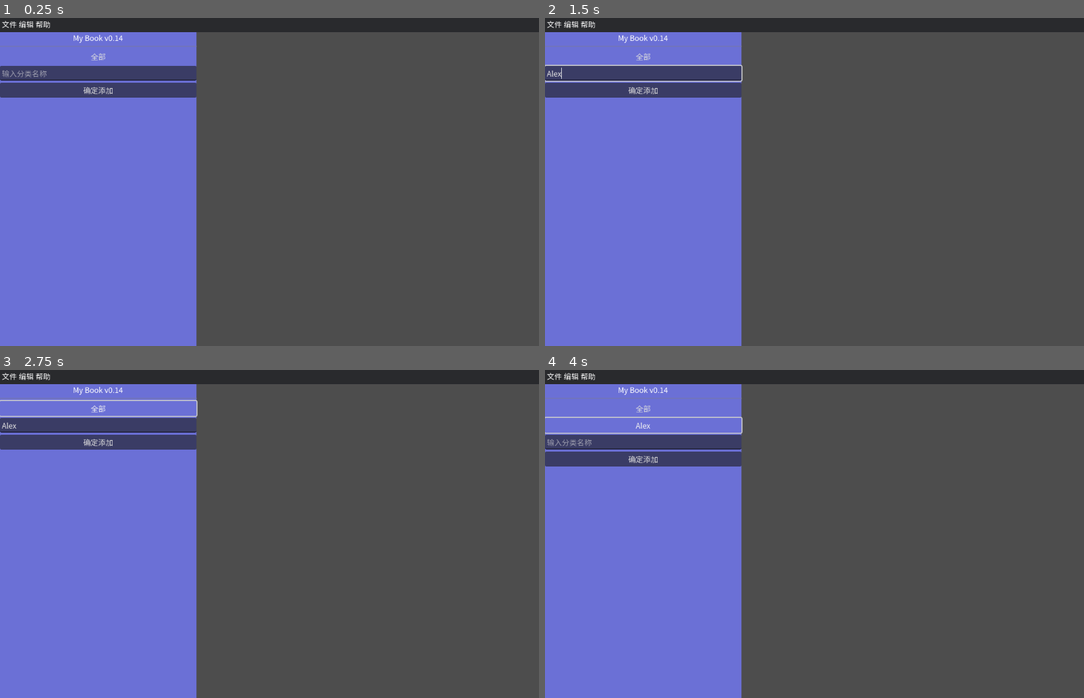
Above: before the commit, frames 1-4 (two rows, left to right).
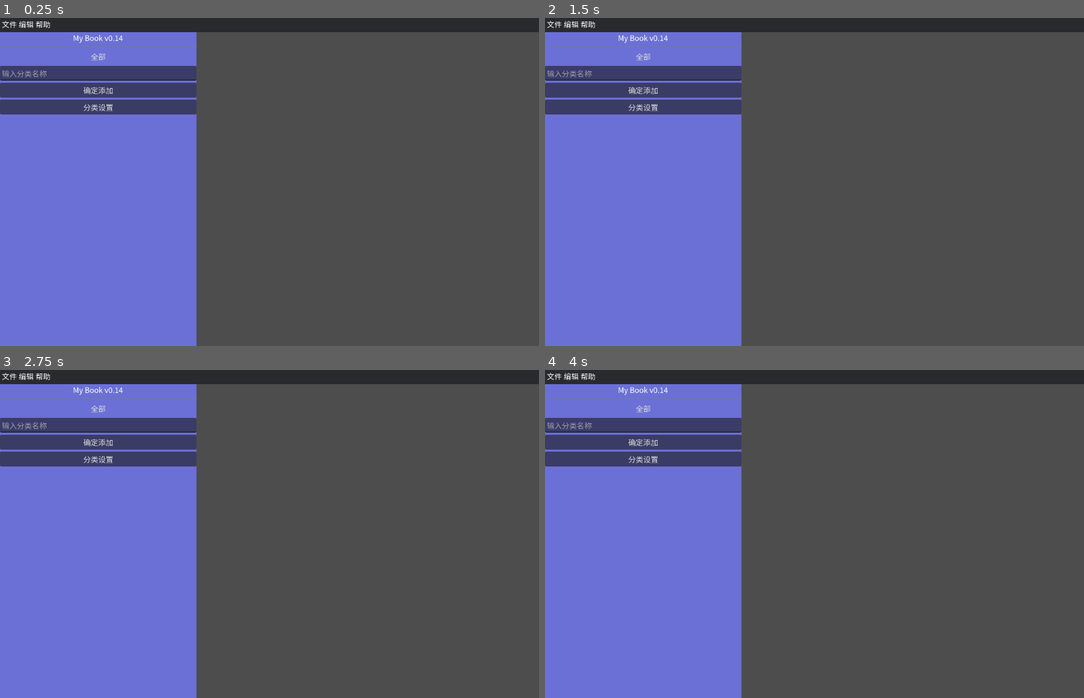
Above: after the commit, the same moments.

Repository: Yinguiqi/LifeLibrary
Game: Godot game, scene res://scenes/main.tscn
Two runs of this game, one before a commit and one after it. Both use one fixed random seed, a clock stepped at 60 frames per second and the inputs below. The engine's default icon, where the game draws it, is replaced by a stand-in: a white triangle on a blue panel in a dark square.
Inputs (mouse positions are in pixels of both pictures, inside the frame that each line leads up to):
- Up to frame 1 (0.25 s): no input
- Up to frame 2 (1.5 s): click (642, 73) at 0.52 s; type "Alex" at 0.6 s; click (642, 106) at 1.25 s, where only the run after the commit has a clickable "分类设置"
- Up to frame 3 (2.75 s): click "全部" at 2 s
- Up to frame 4 (4 s): click "确定添加" at 2.75 s; click (642, 425) at 3.5 s, where only the run before the commit has a clickable "Alex"

The runs differ from the first frame. In frame 1, 1.6% of the frame differs, in the area x 0-37%, y 24-30%; in frame 2, 2.0%; in frame 3, 2.0%; in frame 4, 2.3%, in the area x 0-37%, y 14-29%.

Commit message:
增加了锚点功能（

Diff:
--- a/scenes/book_menu_bar.gd
+++ b/scenes/book_menu_bar.gd
@@ -26,7 +26,9 @@
 	edit_menu.add_item("搜索", 201)
 	edit_menu.add_item("首选项", 210)
 
+	help_menu.add_item("关于", 301)
 	help_menu.add_item("教程", 302)
+	help_menu.add_item("简易ps网站", 303)
 
 	file_menu.id_pressed.connect(_on_file_menu_selected)
 	edit_menu.id_pressed.connect(_on_file_menu_selected)
@@ -47,6 +49,8 @@
 			open_settings_window()
 		302:
 			OS.shell_open("https://milkyaw.online/2025/12/15/Life%20Library/")
+		303:
+			OS.shell_open("https://www.photopea.com/")
 
 func create_search_window():
 	var window = Window.new()
--- a/scenes/main.tscn
+++ b/scenes/main.tscn
@@ -15,12 +15,18 @@
 
 [node name="Main" type="Control"]
 layout_mode = 3
-anchors_preset = 0
+anchors_preset = 15
+anchor_right = 1.0
+anchor_bottom = 1.0
+grow_horizontal = 2
+grow_vertical = 2
 script = ExtResource("1_ig7tw")
 
 [node name="ColorRect" type="ColorRect" parent="."]
-layout_mode = 0
-offset_right = 5000.0
+layout_mode = 1
+anchors_preset = -1
+anchor_right = 0.998
+offset_right = 2.303955
 offset_bottom = 30.0
 color = Color(0.16078432, 0.16470589, 0.1764706, 1)
 
@@ -36,7 +42,8 @@
 script = ExtResource("2_sugp2")
 
 [node name="MenuBar" type="MenuBar" parent="VBoxContainer/BookMenuBar"]
-layout_mode = 0
+layout_mode = 1
+anchors_preset = -1
 offset_left = 2.0
 offset_top = -47.0
 offset_right = 1151.0
@@ -72,10 +79,12 @@
 shape = SubResource("RectangleShape2D_0wfyh")
 
 [node name="Sidebar" type="PanelContainer" parent="."]
-layout_mode = 0
+layout_mode = 1
+anchors_preset = -1
+anchor_bottom = 1.0
 offset_top = 30.0
 offset_right = 420.0
-offset_bottom = 2030.0
+grow_vertical = 2
 theme_override_styles/panel = SubResource("StyleBoxFlat_sugp2")
 script = ExtResource("3_sugp2")
 
@@ -103,6 +112,10 @@
 [node name="AddGroup" type="Button" parent="Sidebar/VBoxContainer"]
 layout_mode = 2
 text = "确定添加"
+
+[node name="Button" type="Button" parent="Sidebar/VBoxContainer"]
+layout_mode = 2
+text = "分类设置"
 
 [node name="PanelContainer" type="PanelContainer" parent="."]
 visible = false
@@ -132,6 +145,15 @@
 size_flags_vertical = 0
 text = "关闭"
 
+[node name="Control" type="Control" parent="."]
+layout_mode = 1
+anchors_preset = 15
+anchor_right = 1.0
+anchor_bottom = 1.0
+grow_horizontal = 2
+grow_vertical = 2
+
 [connection signal="pressed" from="Sidebar/VBoxContainer/AllBook" to="Sidebar" method="_on_all_book_pressed"]
 [connection signal="pressed" from="Sidebar/VBoxContainer/AddGroup" to="Sidebar" method="_on_add_group_pressed"]
+[connection signal="pressed" from="Sidebar/VBoxContainer/Button" to="Sidebar" method="_on_button_pressed"]
 [connection signal="pressed" from="PanelContainer/CloseButton" to="." method="_on_close_3DMonitor_button_pressed"]
--- a/scenes/sidebar.gd
+++ b/scenes/sidebar.gd
@@ -115,3 +115,25 @@
 
 func _on_all_book_pressed() -> void:
 	_get_books_by_group("")
+
+
+func _on_button_pressed() -> void:
+	for child in books_container.get_children():
+		child.queue_free()
+		var button = Button.new()
+		button.text = "操作"
+		button.custom_minimum_size = Vector2(80, 40)
+
+	# 使用预设的锚点布局
+		button.set_anchors_preset(Control.PRESET_TOP_RIGHT)
+
+	# 设置边距偏移
+		button.offset_left = 0
+		button.offset_right = 0
+		button.offset_top = 0
+		button.offset_bottom = 0
+
+	# 获取主场景根节点并添加按钮
+		var main_scene = get_tree().current_scene  # 当前活动场景
+		if main_scene:
+			main_scene.add_child(button)
